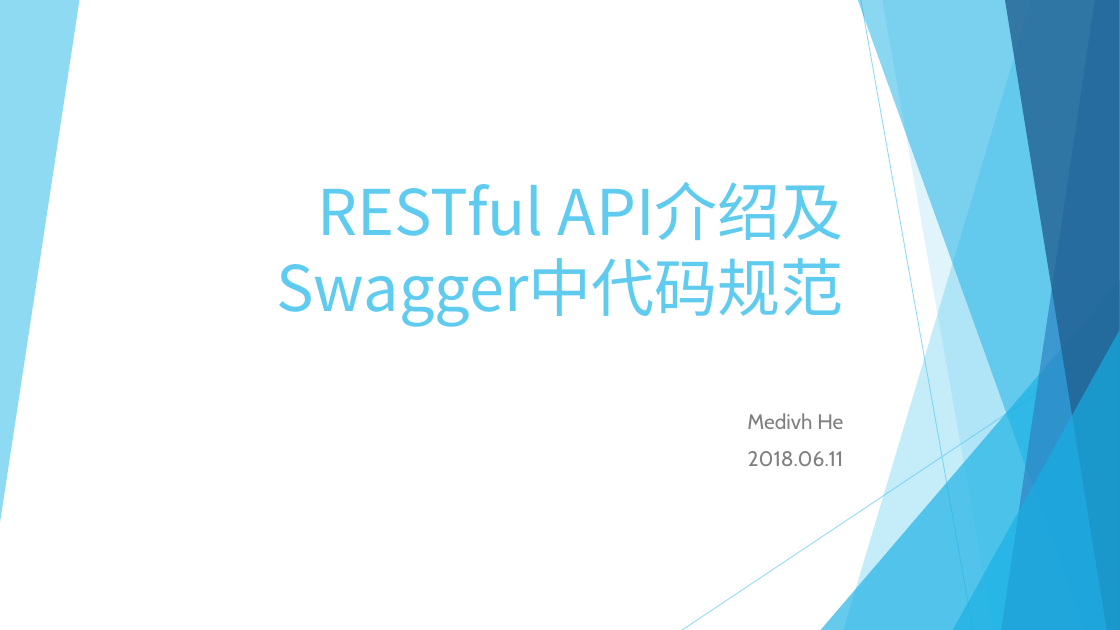
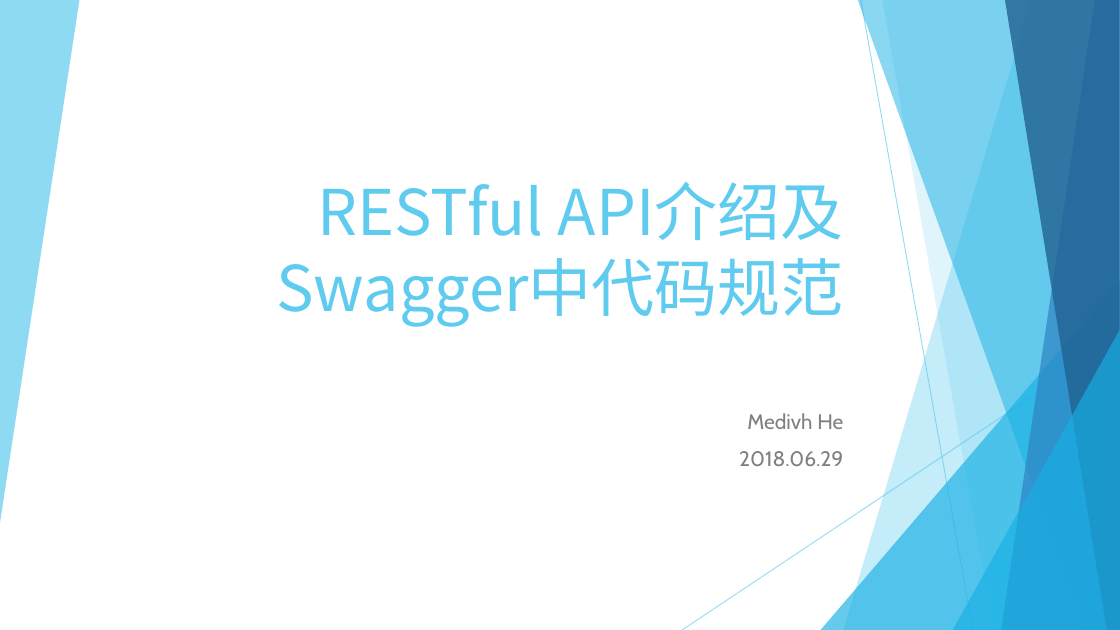
Before and after one commit to Crab2died/micro-boot, a slide deck: slide 1 of rest-api/RESTful.pptx. Drawn at 1120x630 pixels with LibreOffice and Linux fonts; fonts in the diff are those of the drawing. Boxes give left, top, right and bottom in pixels: in the first picture for what was removed or moved away, otherwise in the second. Text is boxed around its words. In the diff, an @@ line names an element or a change of style, - is before the commit and + after.

```diff
--- a/rest-api/RESTful.pptx
+++ b/rest-api/RESTful.pptx
@@ subtitle at bbox=[739, 451, 843, 466]: text changed @@
-2018.06.11
+2018.06.29
```
Also in this commit, not shown: 3 other slides changed, 1 other file.
